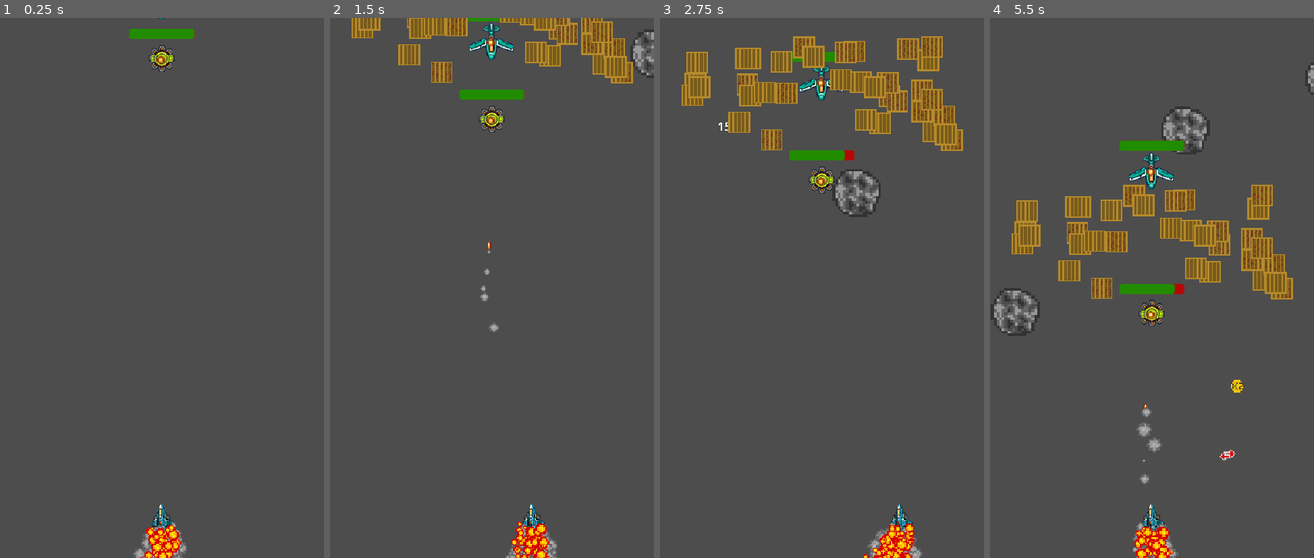
Above: before the commit, frames 1-4 (left to right).
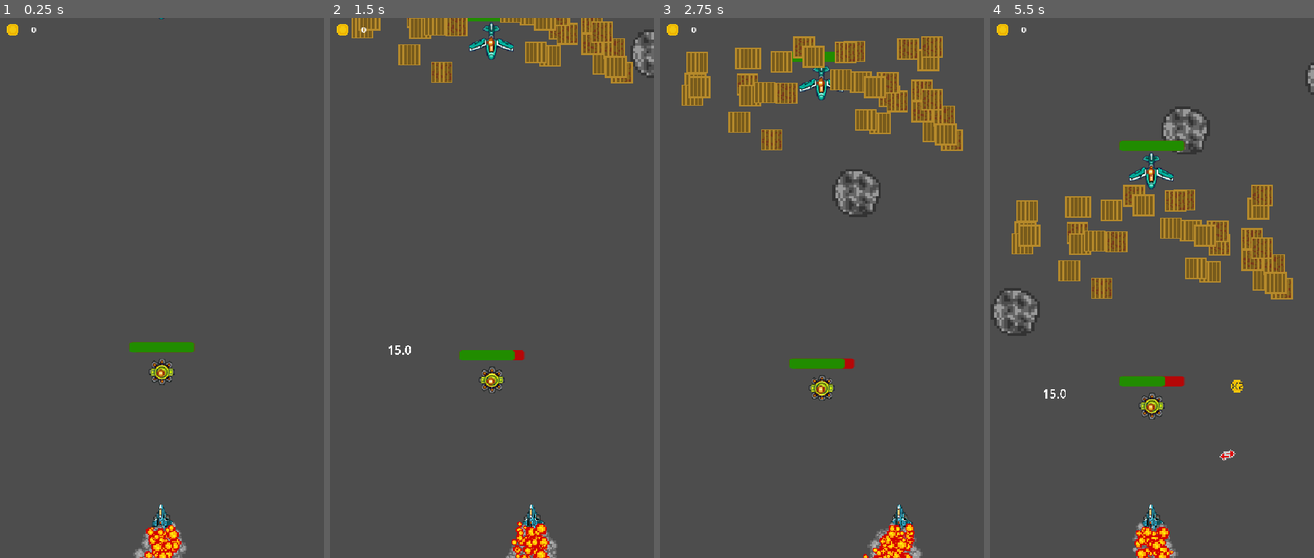
Above: after the commit, the same moments.

Repository: Fatsermint/Space
Game: Godot game, scene res://Scenes/main.tscn
Two runs of this game, one before a commit and one after it. Both use one fixed random seed, a clock stepped at 60 frames per second and the inputs below. This scene is started directly instead of the project's main scene.
Inputs (mouse positions are in pixels of both pictures, inside the frame that each line leads up to):
- Up to frame 1 (0.25 s): no input
- Up to frame 2 (1.5 s): tap Enter at 0.5 s; move the mouse to (563, 261) at 0.52 s; hold D (right) 0.53-1.28 s; tap F (fire) at 0.6 s; click (563, 261) at 0.67 s; move the mouse to (427, 315) at 1.27 s; hold Down from 1.28 s (still down); tap Alt at 1.35 s
- Up to frame 3 (2.75 s): move the mouse to (854, 169) at 2.02 s; release Down at 2.03 s; hold D (right) from 2.03 s (still down); tap Shift at 2.1 s
- Up to frame 4 (5.5 s): move the mouse to (1135, 396) at 2.77 s; release D (right) at 2.78 s; hold Up 2.78-3.53 s; tap one key every 0.75 s from 2.85 s: F (fire) Alt Shift F (fire); click (1135, 396) at 2.92 s; move the mouse to (1249, 369) at 3.52 s; hold A (left) 3.53-5.03 s; move the mouse to (1054, 207) at 4.27 s; move the mouse to (1168, 288) at 5.02 s; hold Down from 5.03 s (still down); click (1168, 288) at 5.17 s

The runs differ from the first frame. In frame 1, 1.4% of the frame differs, in the area x 2-61%, y 1-68%; in frame 2, 1.5%; in frame 3, 1.4%; in frame 4, 1.6%, in the area x 2-61%, y 1-87%.

Commit message:
I added litle Ui showing how many coins you have

Diff:
--- /dev/null
+++ b/Assets/coin.svg
@@ -0,0 +1,481 @@
+<?xml version="1.0" encoding="UTF-8" standalone="no"?>
+<!-- Created with Inkscape (http://www.inkscape.org/) -->
+
+<svg
+   width="100"
+   height="100"
+   viewBox="0 0 26.458332 26.458334"
+   version="1.1"
+   id="svg1"
+   xml:space="preserve"
+   inkscape:version="1.4.3 (0d15f75042, 2025-12-25)"
+   sodipodi:docname="coin.svg"
+   xmlns:inkscape="http://www.inkscape.org/namespaces/inkscape"
+   xmlns:sodipodi="http://sodipodi.sourceforge.net/DTD/sodipodi-0.dtd"
+   xmlns="http://www.w3.org/2000/svg"
+   xmlns:svg="http://www.w3.org/2000/svg"><sodipodi:namedview
+     id="namedview1"
+     pagecolor="#ffffff"
+     bordercolor="#000000"
+     borderopacity="0.25"
+     inkscape:showpageshadow="2"
+     inkscape:pageopacity="0.0"
+     inkscape:pagecheckerboard="0"
+     inkscape:deskcolor="#d1d1d1"
+     inkscape:document-units="mm"
+     inkscape:zoom="9.79"
+     inkscape:cx="41.062308"
+     inkscape:cy="39.785495"
+     inkscape:window-width="2560"
+     inkscape:window-height="1368"
+     inkscape:window-x="0"
+     inkscape:window-y="0"
+     inkscape:window-maximized="1"
+     inkscape:current-layer="svg1"
+     showgrid="true"><inkscape:grid
+       id="grid1"
+       units="px"
+       originx="0"
+       originy="0"
+       spacingx="0.26458333"
+       spacingy="0.26458333"
+       empcolor="#0099e5"
+       empopacity="0.30196078"
+       color="#0099e5"
+       opacity="0.14901961"
+       empspacing="5"
+       enabled="true"
+       visible="true" /></sodipodi:namedview><defs
+     id="defs1" /><g
+     inkscape:label="Layer 1"
+     inkscape:groupmode="layer"
+     id="layer1" /><g
+     inkscape:groupmode="layer"
+     id="layer2"
+     inkscape:label="Layer 2" /><rect
+     style="fill:#f3c70d;fill-opacity:1;stroke-width:4.99999;fill-rule:nonzero"
+     id="rect510"
+     width="1.3229166"
+     height="1.3229165"
+     x="9.260417"
+     y="6.614583" /><rect
+     style="fill:#f3c70d;fill-opacity:1;stroke-width:4.99999"
+     id="rect511"
+     width="1.3229166"
+     height="1.3229165"
+     x="10.583334"
+     y="6.614583" /><rect
+     style="fill:#f3c70d;fill-opacity:1;stroke-width:4.99999"
+     id="rect512"
+     width="1.3229166"
+     height="1.3229165"
+     x="11.906251"
+     y="6.614583" /><rect
+     style="fill:#f3c70d;fill-opacity:1;stroke-width:4.99999"
+     id="rect513"
+     width="1.3229166"
+     height="1.3229165"
+     x="13.229168"
+     y="6.614583" /><rect
+     style="fill:#f3c70d;fill-opacity:1;stroke-width:4.99999"
+     id="rect514"
+     width="1.3229166"
+     height="1.3229165"
+     x="14.552085"
+     y="6.614583" /><rect
+     style="fill:#f3c70d;fill-opacity:1;stroke-width:4.99999"
+     id="rect515"
+     width="1.3229166"
+     height="1.3229165"
+     x="15.875002"
+     y="7.9374995" /><rect
+     style="fill:#f3c70d;fill-opacity:1;stroke-width:4.99999"
+     id="rect516"
+     width="1.3229166"
+     height="1.3229165"
+     x="17.197918"
+     y="9.260416" /><rect
+     style="fill:#f3c70d;fill-opacity:1;stroke-width:4.99999"
+     id="rect517"
+     width="1.3229166"
+     height="1.3229165"
+     x="17.197918"
+     y="10.583332" /><rect
+     style="fill:#f3c70d;fill-opacity:1;stroke-width:4.99999"
+     id="rect518"
+     width="1.3229166"
+     height="1.3229165"
+     x="17.197918"
+     y="11.906248" /><rect
+     style="fill:#f3c70d;fill-opacity:1;stroke-width:4.99999"
+     id="rect519"
+     width="1.3229166"
+     height="1.3229165"
+     x="17.197918"
+     y="13.229164" /><rect
+     style="fill:#f3c70d;fill-opacity:1;stroke-width:4.99999"
+     id="rect520"
+     width="1.3229166"
+     height="1.3229165"
+     x="17.197918"
+     y="14.55208" /><rect
+     style="fill:#f3c70d;fill-opacity:1;stroke-width:4.99999"
+     id="rect521"
+     width="1.3229166"
+     height="1.3229165"
+     x="15.875001"
+     y="15.874996" /><rect
+     style="fill:#f3c70d;fill-opacity:1;stroke-width:4.99999"
+     id="rect522"
+     width="1.3229166"
+     height="1.3229165"
+     x="14.552084"
+     y="17.197912" /><rect
+     style="fill:#f3c70d;fill-opacity:1;stroke-width:4.99999"
+     id="rect523"
+     width="1.3229166"
+     height="1.3229165"
+     x="13.229167"
+     y="17.197912" /><rect
+     style="fill:#f3c70d;fill-opacity:1;stroke-width:4.99999"
+     id="rect524"
+     width="1.3229166"
+     height="1.3229165"
+     x="11.90625"
+     y="17.197912" /><rect
+     style="fill:#f3c70d;fill-opacity:1;stroke-width:4.99999"
+     id="rect525"
+     width="1.3229166"
+     height="1.3229165"
+     x="10.583333"
+     y="17.197912" /><rect
+     style="fill:#f3c70d;fill-opacity:1;stroke-width:4.99999"
+     id="rect526"
+     width="1.3229166"
+     height="1.3229165"
+     x="9.260416"
+     y="17.197912" /><rect
+     style="fill:#f3c70d;fill-opacity:1;stroke-width:4.99999"
+     id="rect527"
+     width="1.3229166"
+     height="1.3229165"
+     x="7.9374995"
+     y="15.874996" /><rect
+     style="fill:#f3c70d;fill-opacity:1;stroke-width:4.99999"
+     id="rect528"
+     width="1.3229166"
+     height="1.3229165"
+     x="6.614583"
+     y="14.55208" /><rect
+     style="fill:#f3c70d;fill-opacity:1;stroke-width:4.99999"
+     id="rect529"
+     width="1.3229166"
+     height="1.3229165"
+     x="7.9375005"
+     y="7.9374995" /><rect
+     style="fill:#f3c70d;fill-opacity:1;stroke-width:4.99999"
+     id="rect530"
+     width="1.3229166"
+     height="1.3229165"
+     x="6.614584"
+     y="9.260416" /><rect
+     style="fill:#f3c70d;fill-opacity:1;stroke-width:4.99999"
+     id="rect531"
+     width="1.3229166"
+     height="1.3229165"
+     x="6.614584"
+     y="10.583332" /><rect
+     style="fill:#f3c70d;fill-opacity:1;stroke-width:4.99999"
+     id="rect532"
+     width="1.3229166"
+     height="1.3229165"
+     x="6.614584"
+     y="11.906248" /><rect
+     style="fill:#f3c70d;fill-opacity:1;stroke-width:4.99999"
+     id="rect533"
+     width="1.3229166"
+     height="1.3229165"
+     x="6.614584"
+     y="13.229164" /><rect
+     style="fill:#f3c70d;fill-opacity:1;stroke-width:4.99999"
+     id="rect535"
+     width="1.3229166"
+     height="1.3229165"
+     x="9.260417"
+     y="7.9374995" /><rect
+     style="fill:#eeb501;fill-opacity:1;stroke-width:4.99999"
+     id="rect536"
+     width="1.3229166"
+     height="1.3229165"
+     x="7.9375005"
+     y="9.260416" /><rect
+     style="fill:#eeb501;fill-opacity:1;stroke-width:4.99999"
+     id="rect537"
+     width="1.3229166"
+     height="1.3229165"
+     x="9.260417"
+     y="7.9374995" /><rect
+     style="fill:#eeb501;fill-opacity:1;stroke-width:4.99999"
+     id="rect538"
+     width="1.3229166"
+     height="1.3229165"
+     x="10.583334"
+     y="7.9374995" /><rect
+     style="fill:#eeb501;fill-opacity:1;stroke-width:4.99999"
+     id="rect539"
+     width="1.3229166"
+     height="1.3229165"
+     x="11.906251"
+     y="7.9374995" /><rect
+     style="fill:#eeb501;fill-opacity:1;stroke-width:4.99999"
+     id="rect540"
+     width="1.3229166"
+     height="1.3229165"
+     x="13.229168"
+     y="7.9374995" /><rect
+     style="fill:#eeb501;fill-opacity:1;stroke-width:4.99999"
+     id="rect541"
+     width="1.3229166"
+     height="1.3229165"
+     x="14.552085"
+     y="7.9374995" /><rect
+     style="fill:#eeb501;fill-opacity:1;stroke-width:4.99999"
+     id="rect542"
+     width="1.3229166"
+     height="1.3229165"
+     x="15.875001"
+     y="9.260416" /><rect
+     style="fill:#eeb501;fill-opacity:1;stroke-width:4.99999"
+     id="rect543"
+     width="1.3229166"
+     height="1.3229165"
+     x="15.875001"
+     y="10.583332" /><rect
+     style="fill:#eeb501;fill-opacity:1;stroke-width:4.99999"
+     id="rect544"
+     width="1.3229166"
+     height="1.3229165"
+     x="15.875001"
+     y="11.906248" /><rect
+     style="fill:#eeb501;fill-opacity:1;stroke-width:4.99999"
+     id="rect545"
+     width="1.3229166"
+     height="1.3229165"
+     x="15.875001"
+     y="13.229164" /><rect
+     style="fill:#eeb501;fill-opacity:1;stroke-width:4.99999"
+     id="rect546"
+     width="1.3229166"
+     height="1.3229165"
+     x="15.875001"
+     y="14.55208" /><rect
+     style="fill:#eeb501;fill-opacity:1;stroke-width:4.99999"
+     id="rect547"
+     width="1.3229166"
+     height="1.3229165"
+     x="14.071023"
+     y="15.874996" /><rect
+     style="fill:#eeb501;fill-opacity:1;stroke-width:4.99999"
+     id="rect548"
+     width="1.3229166"
+     height="1.3229165"
+     x="14.552084"
+     y="15.874996" /><rect
+     style="fill:#eeb501;fill-opacity:1;stroke-width:4.99999"
+     id="rect549"
+     width="1.3229166"
+     height="1.3229165"
+     x="13.229167"
+     y="15.874996" /><rect
+     style="fill:#eeb501;fill-opacity:1;stroke-width:4.99999"
+     id="rect550"
+     width="1.3229166"
+     height="1.3229165"
+     x="11.90625"
+     y="15.874996" /><rect
+     style="fill:#eeb501;fill-opacity:1;stroke-width:4.99999"
+     id="rect551"
+     width="1.3229166"
+     height="1.3229165"
+     x="10.583333"
+     y="15.874996" /><rect
+     style="fill:#eeb501;fill-opacity:1;stroke-width:4.99999"
+     id="rect552"
+     width="1.3229166"
+     height="1.3229165"
+     x="9.260416"
+     y="15.874996" /><rect
+     style="fill:#eeb501;fill-opacity:1;stroke-width:4.99999"
+     id="rect553"
+     width="1.3229166"
+     height="1.3229165"
+     x="7.9374995"
+     y="14.55208" /><rect
+     style="fill:#eeb501;fill-opacity:1;stroke-width:4.99999"
+     id="rect554"
+     width="1.3229166"
+     height="1.3229165"
+     x="7.9374995"
+     y="13.229164" /><rect
+     style="fill:#eeb501;fill-opacity:1;stroke-width:4.99999"
+     id="rect555"
+     width="1.3229166"
+     height="1.3229165"
+     x="7.9374995"
+     y="11.906248" /><rect
+     style="fill:#eeb501;fill-opacity:1;stroke-width:4.99999"
+     id="rect556"
+     width="1.3229166"
+     height="1.3229165"
+     x="7.9374995"
+     y="10.583332" /><rect
+     style="fill:#eeb501;fill-opacity:1;stroke-width:4.99999"
+     id="rect557"
+     width="1.3229166"
+     height="1.3229165"
+     x="9.260416"
+     y="9.260416" /><rect
+     style="fill:#eeb501;fill-opacity:1;stroke-width:4.99999"
+     id="rect558"
+     width="1.3229166"
+     height="1.3229165"
+     x="14.552084"
+     y="9.260416" /><rect
+     style="fill:#eeb501;fill-opacity:1;stroke-width:4.99999"
+     id="rect559"
+     width="1.3229166"
+     height="1.3229165"
+     x="14.552084"
+     y="14.552079" /><rect
+     style="fill:#eeb501;fill-opacity:1;stroke-width:4.99999"
+     id="rect560"
+     width="1.3229166"
+     height="1.3229165"
+     x="9.260416"
+     y="14.552079" /><rect
+     style="fill:#f3c70d;fill-opacity:1;stroke-width:4.99999"
+     id="rect561"
+     width="1.3229166"
+     height="1.3229165"
+     x="10.583333"
+     y="9.260416" /><rect
+     style="fill:#f3c70d;fill-opacity:1;stroke-width:4.99999"
+     id="rect562"
+     width="1.3229166"
+     height="1.3229165"
+     x="11.90625"
+     y="9.260416" /><rect
+     style="fill:#f3c70d;fill-opacity:1;stroke-width:4.99999"
+     id="rect563"
+     width="1.3229166"
+     height="1.3229165"
+     x="13.229167"
+     y="9.260416" /><rect
+     style="fill:#f3c70d;fill-opacity:1;stroke-width:4.99999"
+     id="rect564"
+     width="1.3229166"
+     height="1.3229165"
+     x="13.229167"
+     y="10.583333" /><rect
+     style="fill:#f3c70d;fill-opacity:1;stroke-width:4.99999"
+     id="rect565"
+     width="1.3229166"
+     height="1.3229165"
+     x="14.552084"
+     y="10.583333" /><rect
+     style="fill:#f3c70d;fill-opacity:1;stroke-width:4.99999"
+     id="rect566"
+     width="1.3229166"
+     height="1.3229165"
+     x="14.552084"
+     y="11.906248" /><rect
+     style="fill:#f3c70d;fill-opacity:1;stroke-width:4.99999"
+     id="rect567"
+     width="1.3229166"
+     height="1.3229165"
+     x="14.552084"
+     y="13.229163" /><rect
+     style="fill:#f3c70d;fill-opacity:1;stroke-width:4.99999"
+     id="rect568"
+     width="1.3229166"
+     height="1.3229165"
+     x="13.229167"
+     y="13.229163" /><rect
+     style="fill:#f3c70d;fill-opacity:1;stroke-width:4.99999"
+     id="rect569"
+     width="1.3229166"
+     height="1.3229165"
+     x="13.229167"
+     y="14.55208" /><rect
+     style="fill:#f3c70d;fill-opacity:1;stroke-width:4.99999"
+     id="rect570"
+     width="1.3229166"
+     height="1.3229165"
+     x="10.583333"
+     y="14.55208" /><rect
+     style="fill:#f3c70d;fill-opacity:1;stroke-width:4.99999"
+     id="rect571"
+     width="1.3229166"
+     height="1.3229165"
+     x="11.90625"
+     y="14.55208" /><rect
+     style="fill:#f3c70d;fill-opacity:1;stroke-width:4.99999"
+     id="rect572"
+     width="1.3229166"
+     height="1.3229165"
+     x="9.260416"
+     y="13.229163" /><rect
+     style="fill:#f3c70d;fill-opacity:1;stroke-width:4.99999"
+     id="rect573"
+     width="1.3229166"
+     height="1.3229165"
+     x="9.260416"
+     y="11.906247" /><rect
+     style="fill:#f3c70d;fill-opacity:1;stroke-width:4.99999"
+     id="rect574"
+     width="1.3229166"
+     height="1.3229165"
+     x="9.260416"
+     y="10.58333" /><rect
+     style="fill:#f3c70d;fill-opacity:1;stroke-width:4.99999"
+     id="rect575"
+     width="1.3229166"
+     height="1.3229165"
+     x="10.583333"
+     y="10.58333" /><rect
+     style="fill:#f3c70d;fill-opacity:1;stroke-width:4.99999"
+     id="rect576"
+     width="1.3229166"
+     height="1.3229165"
+     x="10.583333"
+     y="13.229163" /><rect
+     style="fill:#f3c70d;fill-opacity:1;stroke-width:4.99999"
+     id="rect577"
+     width="1.3229166"
+     height="1.3229165"
+     x="11.90625"
+     y="10.58333" /><rect
+     style="fill:#f3c70d;fill-opacity:1;stroke-width:4.99999"
+     id="rect578"
+     width="1.3229166"
+     height="1.3229165"
+     x="11.90625"
+     y="11.906246" /><rect
+     style="fill:#f3c70d;fill-opacity:1;stroke-width:4.99999"
+     id="rect579"
+     width="1.3229166"
+     height="1.3229165"
+     x="10.583333"
+     y="11.906246" /><rect
+     style="fill:#f3c70d;fill-opacity:1;stroke-width:4.99999"
+     id="rect580"
+     width="1.3229166"
+     height="1.3229165"
+     x="11.90625"
+     y="13.229163" /><rect
+     style="fill:#f3c70d;fill-opacity:1;stroke-width:4.99999"
+     id="rect581"
+     width="1.3229166"
+     height="1.3229165"
+     x="13.229167"
+     y="11.906246" /></svg>
--- /dev/null
+++ b/Scenes/coin_label.gd
@@ -0,0 +1,7 @@
+extends Label
+
+
+
+func _process(delta: float) -> void:
+	self.text = str(GlobalVariables.playerInfo["coins"])
+	print(self.global_position, "label pos")
--- a/Scenes/main.tscn
+++ b/Scenes/main.tscn
@@ -3,6 +3,8 @@
 [ext_resource type="Script" uid="uid://dtd1dxgtoj7m4" path="res://Scripts/main.gd" id="1_jjgbg"]
 [ext_resource type="Texture2D" uid="uid://4e8aspu2khpb" path="res://Assets/asteroid_1.svg" id="2_bo1nx"]
 [ext_resource type="PackedScene" uid="uid://myv6f4emx2cc" path="res://Scenes/cage.tscn" id="3_8gbba"]
+[ext_resource type="Texture2D" uid="uid://pfnxqeggoy2p" path="res://Assets/coin.svg" id="4_kry3j"]
+[ext_resource type="Script" uid="uid://bjxa4mqi4cenx" path="res://Scenes/coin_label.gd" id="5_21xkr"]
 
 [sub_resource type="ParticleProcessMaterial" id="ParticleProcessMaterial_5ivno"]
 emission_shape_offset = Vector3(100, 0, 0)
@@ -46,3 +48,47 @@
 
 [node name="Sprite2D" parent="." unique_id=574887556 instance=ExtResource("3_8gbba")]
 position = Vector2(0, 1110)
+
+[node name="UI" type="CanvasLayer" parent="." unique_id=1927509036]
+follow_viewport_enabled = true
+
+[node name="BoxContainer" type="BoxContainer" parent="UI" unique_id=1126969099]
+anchors_preset = 15
+anchor_right = 1.0
+anchor_bottom = 1.0
+offset_left = -300.0
+offset_top = -953.0
+offset_right = -300.0
+offset_bottom = -953.0
+grow_horizontal = 2
+grow_vertical = 2
+metadata/_edit_use_anchors_ = true
+
+[node name="Control" type="Control" parent="UI/BoxContainer" unique_id=2030114896]
+layout_mode = 2
+size_flags_horizontal = 2
+size_flags_vertical = 0
+
+[node name="VBoxContainer" type="VBoxContainer" parent="UI/BoxContainer/Control" unique_id=1286029952]
+layout_mode = 1
+offset_left = -10.0
+offset_top = -27.0
+offset_right = 95.0
+offset_bottom = 100.0
+
+[node name="TextureRect" type="TextureRect" parent="UI/BoxContainer/Control/VBoxContainer" unique_id=975287348]
+layout_mode = 2
+size_flags_horizontal = 0
+offset_transform_enabled = true
+offset_transform_position = Vector2(-15, 0)
+offset_transform_scale = Vector2(0.5, 0.5)
+texture = ExtResource("4_kry3j")
+stretch_mode = 4
+
+[node name="Label" type="Label" parent="UI/BoxContainer/Control/VBoxContainer" unique_id=1457689608]
+layout_mode = 2
+size_flags_horizontal = 8
+offset_transform_enabled = true
+offset_transform_position = Vector2(-27, -67.355)
+text = "100"
+script = ExtResource("5_21xkr")
--- a/Scripts/GlobalVariables.gd
+++ b/Scripts/GlobalVariables.gd
@@ -2,7 +2,7 @@
 
 
 var bulletDamages = [20]
-var whitelistedObjectsNames = ["bullets", "Camera", "Label", "asteroid", "Settings"]
+var whitelistedObjectsNames = ["bullets", "Camera", "Label", "asteroid", "Settings", "UI"]
 var playerInfo = {
 	"level": 0,
 	"bullet": "level1",
@@ -98,7 +98,7 @@
 			"%": 0.75,
 			"normal":0
 		},
-		"speed": 1.5,
+		"speed": 0.2,
 		"value": 75,
 		"child":{
 			"positions":[[75, 0],[-75, 0]],
@@ -117,7 +117,7 @@
 			[[0, -1000], 100],
 		],
 		"enemy3":[
-			[[0, -900], 100],
+			[[0, -300], 100],
 		],
 		"settings":true,
 		"cages": true
--- a/Scripts/enemy.gd
+++ b/Scripts/enemy.gd
@@ -51,6 +51,13 @@
 
 func _on_animation_player_animation_finished(explosion) -> void:
 	get_parent().check_end_level(self)
-	GlobalVariables.playerInfo.coins += GlobalVariables.enemyInfo[type].value
+	print(GlobalVariables.playerInfo["effects"], "THIS ONE")
+	if GlobalVariables.playerInfo["effects"].has("coinEffect") == true:
+
+
+		GlobalVariables.playerInfo.coins += GlobalVariables.enemyInfo[type].value * GlobalVariables.playerInfo["effects"]["coinEffect"]["coinEffect"]
+	else:
+		GlobalVariables.playerInfo.coins += GlobalVariables.enemyInfo[type].value
+
 	print(GlobalVariables.playerInfo.coins," Coins!")
 	self.queue_free()
--- a/Scripts/main.gd
+++ b/Scripts/main.gd
@@ -149,21 +149,12 @@
 
 func do_effects(delta):
 	var effects = GlobalVariables.playerInfo["effects"]
-	print("player Info!!:::
-		\n \n\n\n\n\n\n
-
-
-
-
-		", GlobalVariables.playerInfo, "delta: ", delta)
 	for effect in effects:
 		var TheEffect= GlobalVariables.playerInfo["effects"][effect]
-		print(TheEffect)
 		if not TheEffect["time"]== null:
-			TheEffect["time"] -= delta * 3.6
+			TheEffect["time"] -= delta
 			if TheEffect["time"] <= 0:
 				GlobalVariables.playerInfo["effects"].erase(effect)
-				print("nulla")
 
 func _finis_level(level):
 	for child in get_children():
Not shown, added: Assets/coin.svg.import
Not shown, added: Scenes/coin_label.gd.uid
